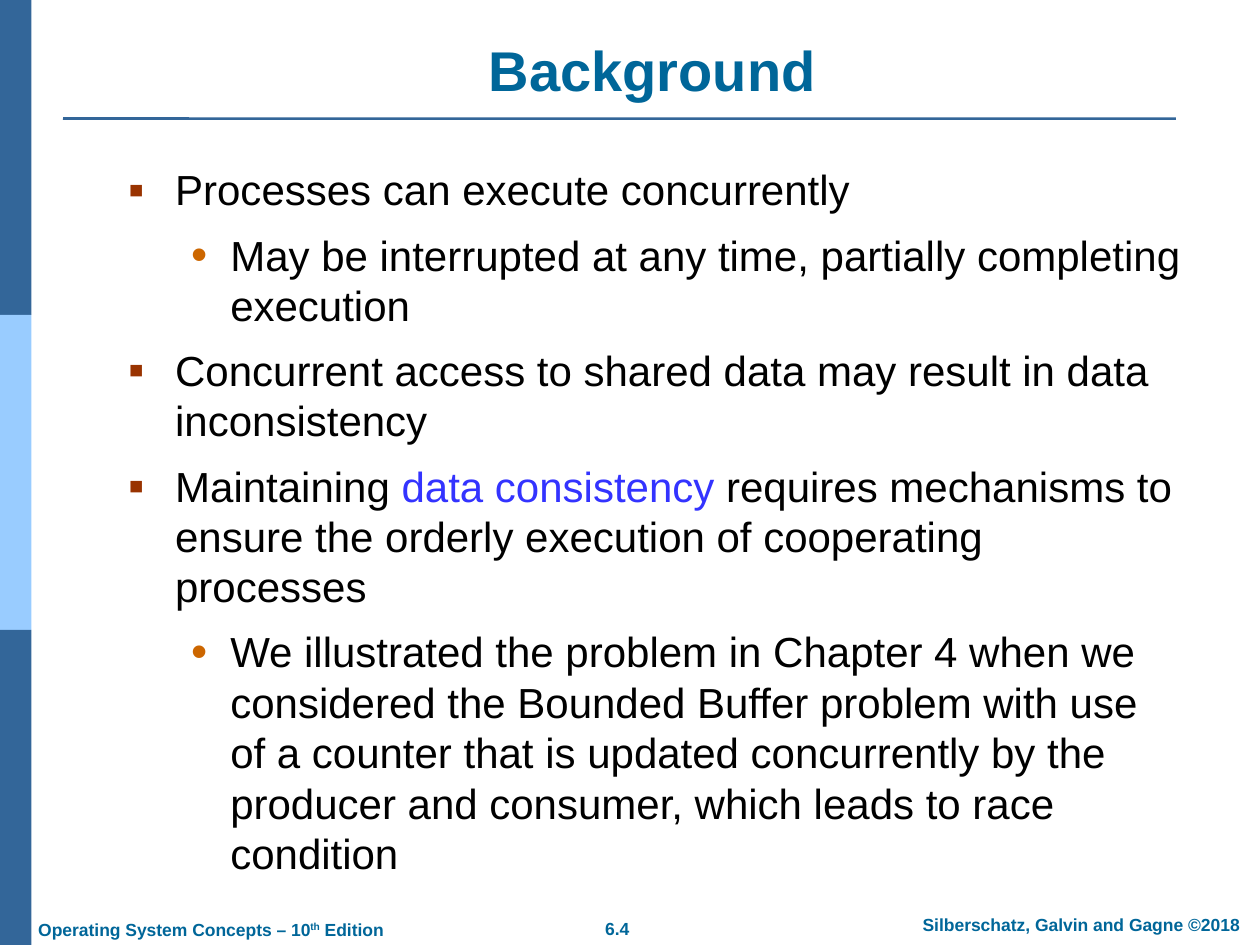
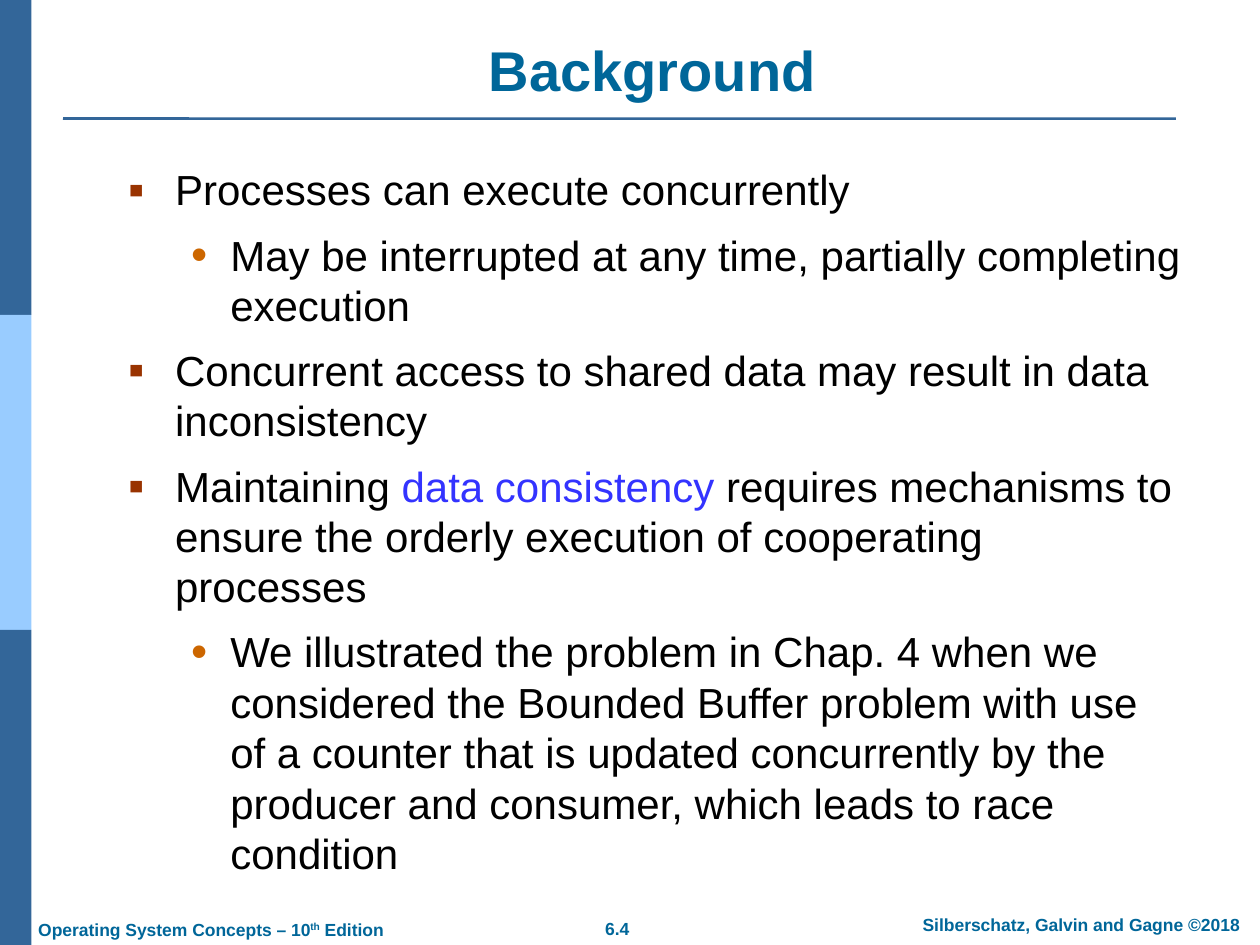
Before and after one commit to chriswjh/chriswjh.github.io, a slide deck: slide 4 of OSu/Chap06.pptx. Drawn at 1260x945 pixels with LibreOffice and Linux fonts; fonts in the diff are those of the drawing; background and template pictures are left out. Boxes give left, top, right and bottom in pixels: in the first picture for what was removed or moved away, otherwise in the second. Text is boxed around its words. In the diff, an @@ line names an element or a change of style, - is before the commit and + after.

```diff
--- a/OSu/Chap06.pptx
+++ b/OSu/Chap06.pptx
@@ text at <box>230,636,1138,827</box>: text changed @@
-  • We illustrated the problem in Chapter 4 when we considered the Bounded Buffer problem with use of a counter that is updated concurrently by the producer and consumer, which leads to race condition
+  • We illustrated the problem in Chap. 4 when we considered the Bounded Buffer problem with use of a counter that is updated concurrently by the producer and consumer, which leads to race condition
```
Also in this commit, not shown: 3 other slides changed.
